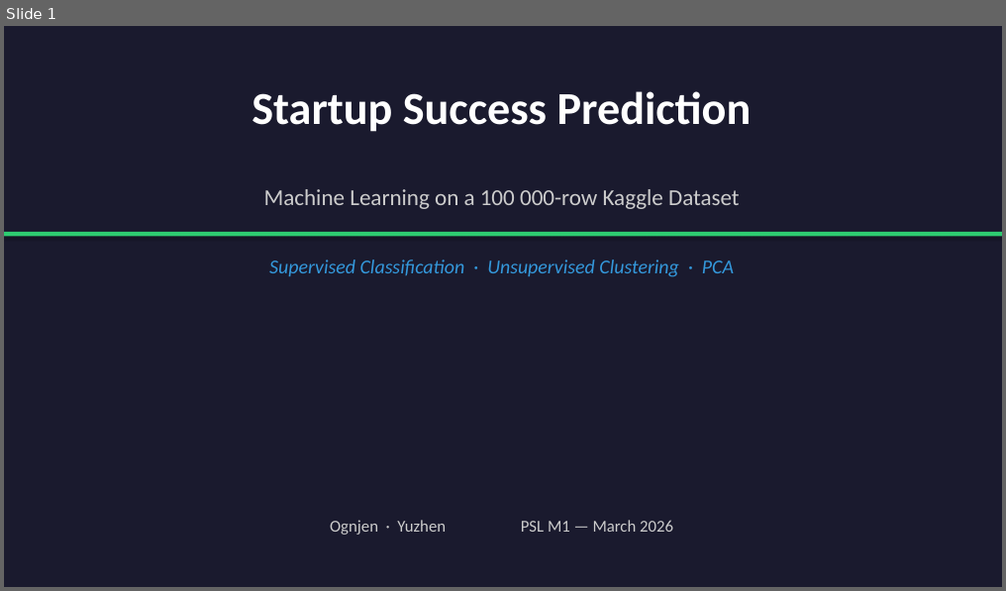
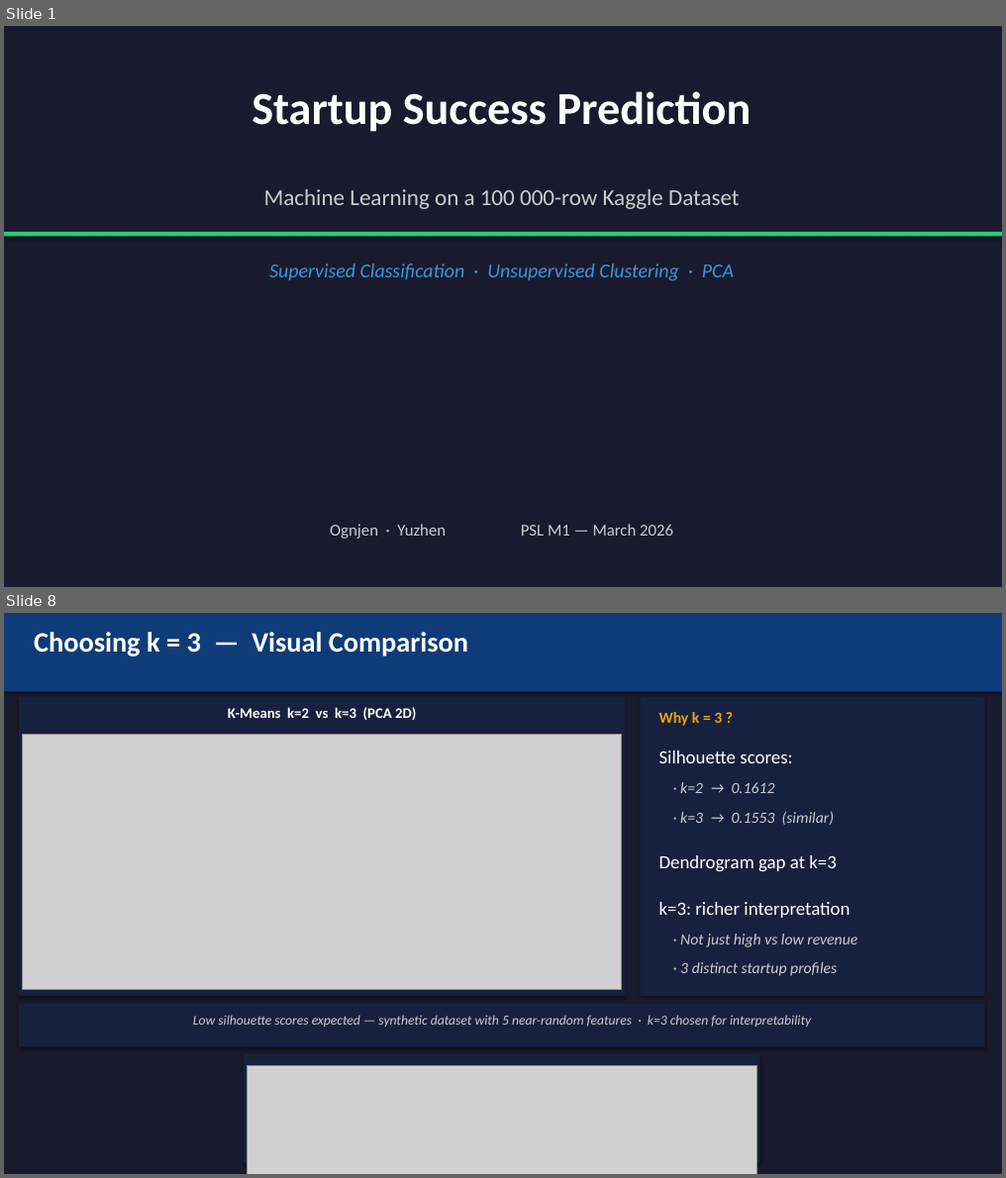
Before and after one commit to Clement-NI/Machine_learning_project_kaggle_start_up_success_data, a slide deck: scientificProject1/report/presentation.pptx. Shown one above the other, each under a label of ours: slide 1 before the commit, slides 1 and 8 after it; the slides between them are not shown. The pictures are 1006x591 and 1006x1178 pixels, drawn with LibreOffice and Linux fonts; fonts in the diff are those of the drawing; grey boxes stand for pictures. Boxes give left, top, right and bottom in pixels: in the first picture for what was removed or moved away, otherwise in the second. Text is boxed around its words. In the diff, an @@ line names an element or a change of style, - is before the commit and + after.

```diff
--- a/scientificProject1/report/presentation.pptx
+++ b/scientificProject1/report/presentation.pptx
@@ slide 8 added at [4, 613, 1002, 1174], background #1A1A2E @@
@@ rectangle added at [4, 613, 1002, 691], fill #0F3C78 @@
@@ text added at [34, 632, 468, 657], 27 pt, text #FFFFFF, bold @@
+Choosing k = 3 — Visual Comparison
@@ rectangle added at [19, 697, 626, 996], fill #16213E @@
@@ rectangle added at [641, 697, 985, 996], fill #16213E @@
@@ text added at [228, 707, 416, 720], 14 pt, text #FFFFFF, bold @@
+K-Means k=2 vs k=3 (PCA 2D)
@@ text added at [659, 712, 722, 726], 15 pt, text #F39C12, bold @@
+Why k = 3 ?
@@ picture added at [23, 735, 622, 989] @@
@@ text added at [659, 751, 792, 763], 18 pt, text #FFFFFF @@
+Silhouette scores:
@@ text added at [680, 782, 775, 793], 15 pt, text #CCCCCC, italic @@
+· k=2 → 0.1612
@@ text added at [680, 811, 834, 825], 15 pt, text #CCCCCC, italic @@
+· k=3 → 0.1553 (similar)
@@ text added at [659, 856, 837, 872], 18 pt, text #FFFFFF @@
+Dendrogram gap at k=3
@@ text added at [659, 902, 849, 918], 18 pt, text #FFFFFF @@
+k=3: richer interpretation
@@ text added at [680, 934, 857, 948], 15 pt, text #CCCCCC, italic @@
+· Not just high vs low revenue
@@ text added at [680, 962, 837, 976], 15 pt, text #CCCCCC, italic @@
+· 3 distinct startup profiles
@@ rectangle added at [19, 1004, 985, 1048], fill #16213E @@
@@ text added at [193, 1015, 811, 1027], 13 pt, text #CCCCCC, italic @@
+Low silhouette scores expected — synthetic dataset with 5 near-random features · k=3 chosen for interpretability
@@ text added at [659, 1015, 817, 1025], 18 pt, text #FFFFFF @@
+k≥4 no improvement
@@ rectangle added at [244, 1055, 760, 1163], fill #16213E @@
@@ picture added at [248, 1065, 756, 1174] @@
@@ text added at [425, 1063, 578, 1066], 13 pt, text #FFFFFF, bold @@
+K-Means k=3 — full dataset
@@ slide 1 changed as well @@
@@ rectangle removed at [4, 26, 1002, 587] @@
@@ text "Supervised Classification · Unsupervised Clustering ...": place and size @@
-text "Supervised Classification · Unsupervised Clustering ..." at [269, 260, 734, 277]
+text "Supervised Classification · Unsupervised Clustering ..." at [269, 264, 734, 281]
@@ text "Ognjen · Yuzhen PSL M1 ...": place and size @@
-text "Ognjen · Yuzhen PSL M1 ..." at [330, 520, 673, 535]
+text "Ognjen · Yuzhen PSL M1 ..." at [330, 524, 673, 539]
```
Also in this commit, not shown: 9 other slides changed, 2 other slides added, 1 slide removed.
